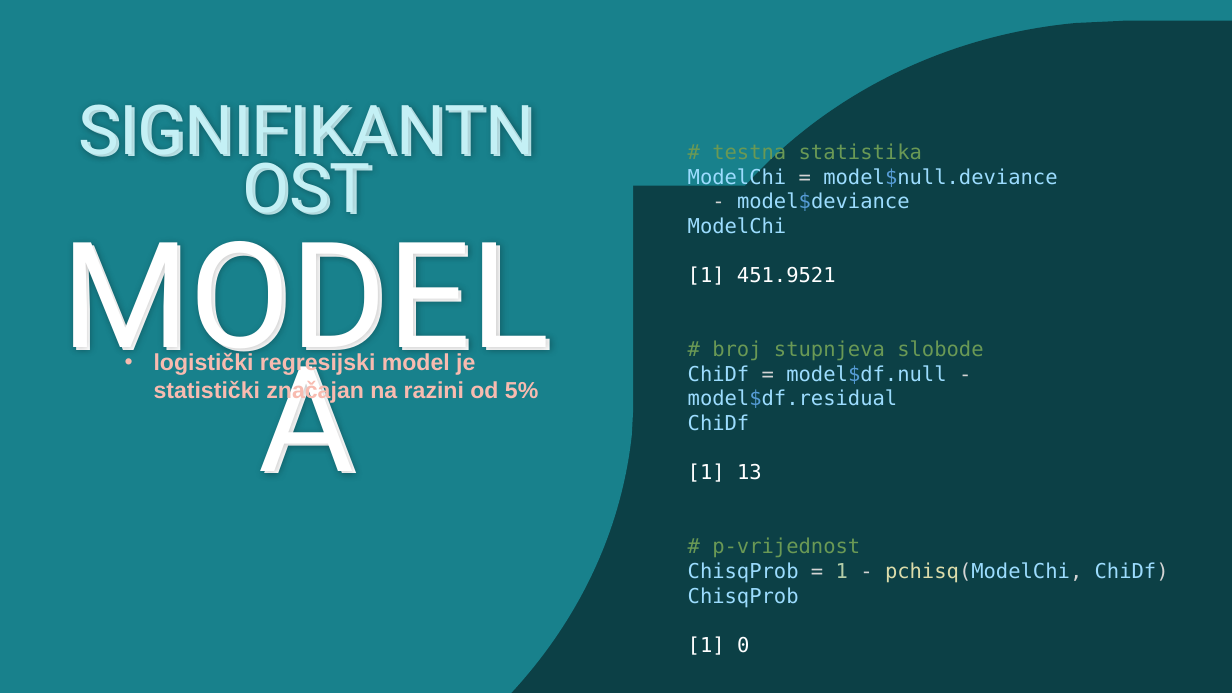
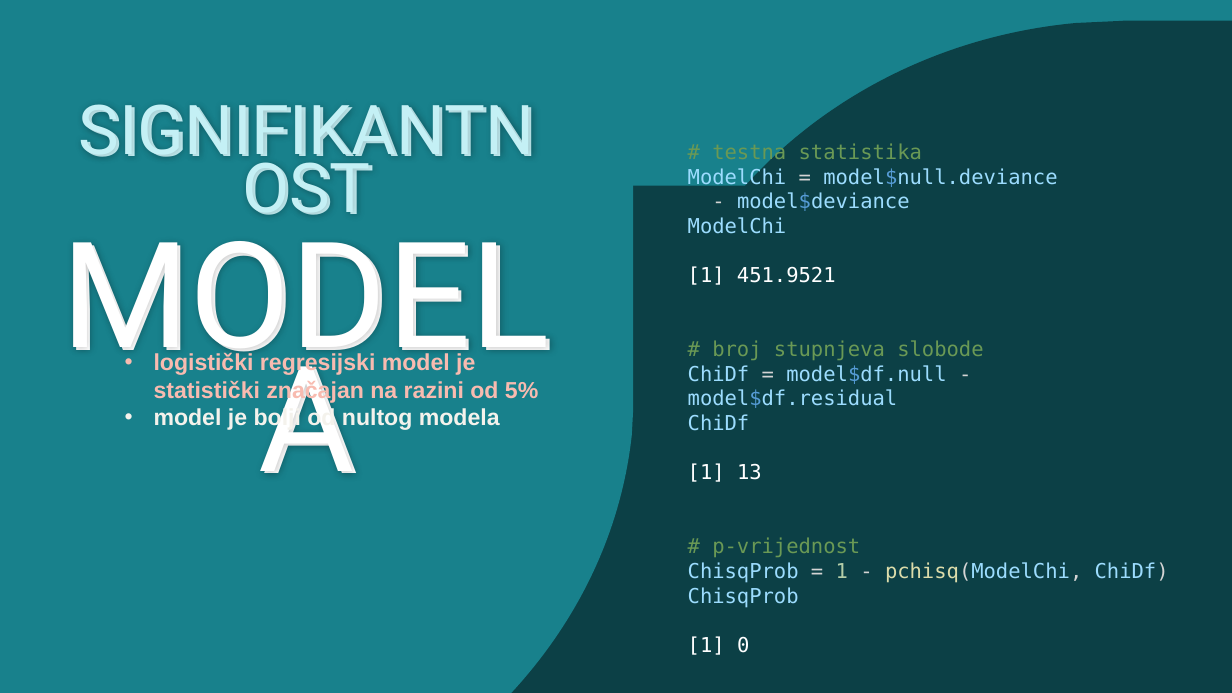
Before and after one commit to jfletcher20/diabetes-health-indicators-analysis, a slide deck: slide 24 of documentation/documentation.pptx. Drawn at 1232x693 pixels with LibreOffice and Linux fonts; fonts in the diff are those of the drawing. Boxes give left, top, right and bottom in pixels: in the first picture for what was removed or moved away, otherwise in the second. Text is boxed around its words. In the diff, an @@ line names an element or a change of style, - is before the commit and + after.

```diff
--- a/documentation/documentation.pptx
+++ b/documentation/documentation.pptx
@@ text at box(154, 407, 500, 431): paragraph added @@
+• model je bolji od nultog modela
```
Also in this commit, not shown: 8 other slides changed.
